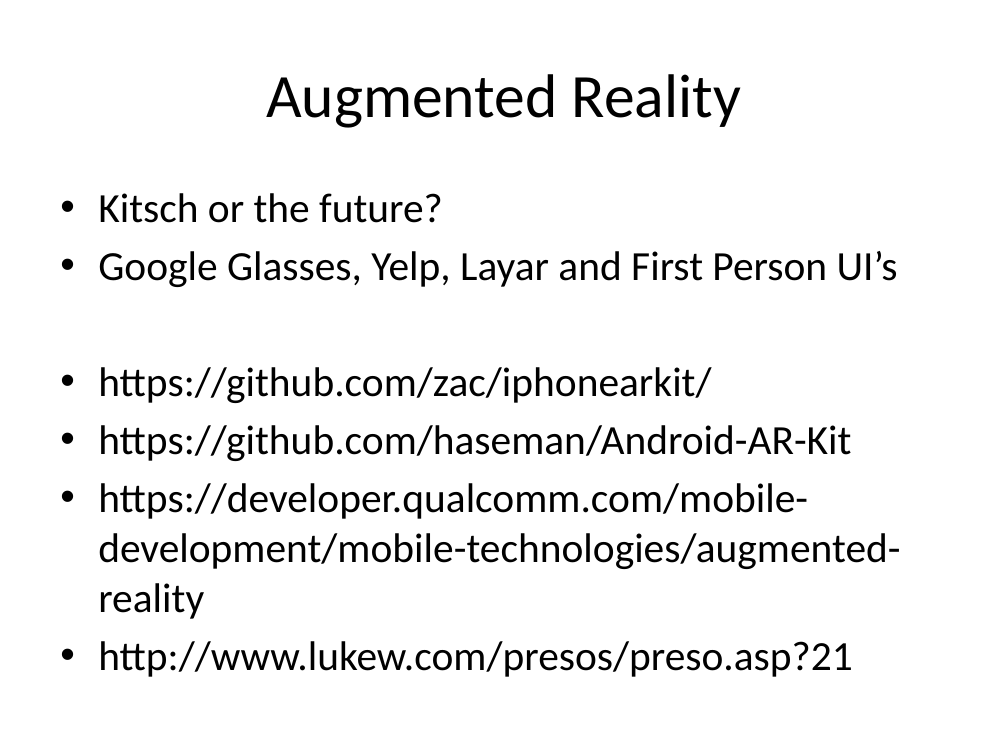
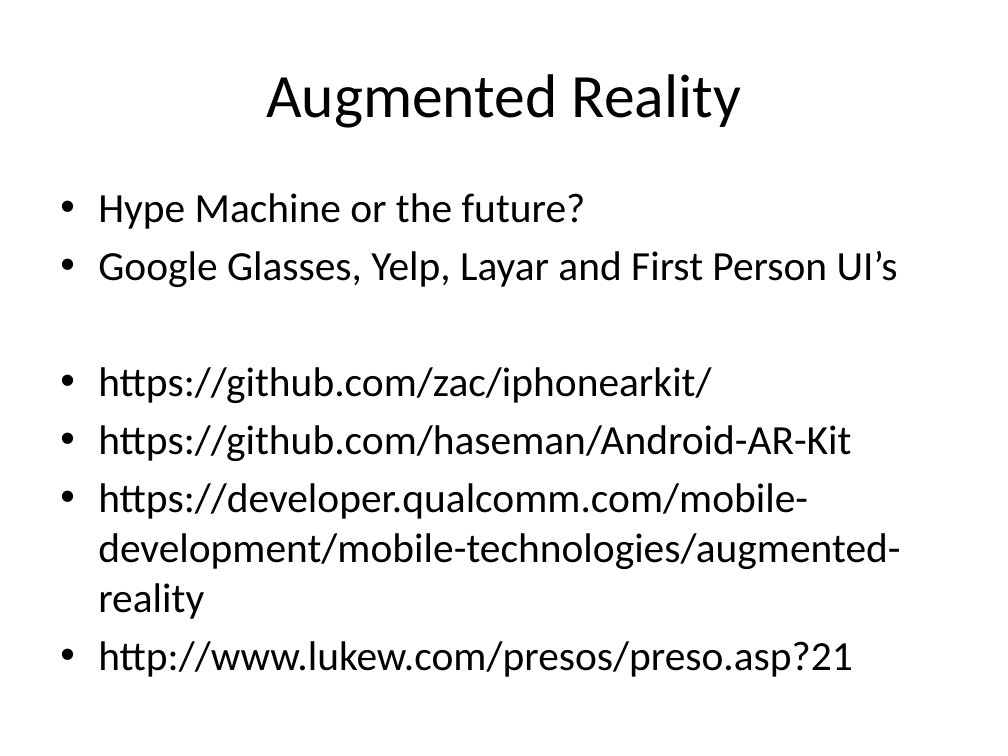
Before and after one commit to dayelostraco/SuperHappyDevDay, a slide deck: slide 16 of SHDD Mobile Presentation.pptx. Drawn at 1008x756 pixels with LibreOffice and Linux fonts; fonts in the diff are those of the drawing. Boxes give left, top, right and bottom in pixels: in the first picture for what was removed or moved away, otherwise in the second. Text is boxed around its words. In the diff, an @@ line names an element or a change of style, - is before the commit and + after.

```diff
--- a/SHDD Mobile Presentation.pptx
+++ b/SHDD Mobile Presentation.pptx
@@ text at (x1=98, y1=193, x2=586, y2=229): text changed @@
-• Kitsch or the future?
+• Hype Machine or the future?
```
Also in this commit, not shown: 2 other slides changed.
